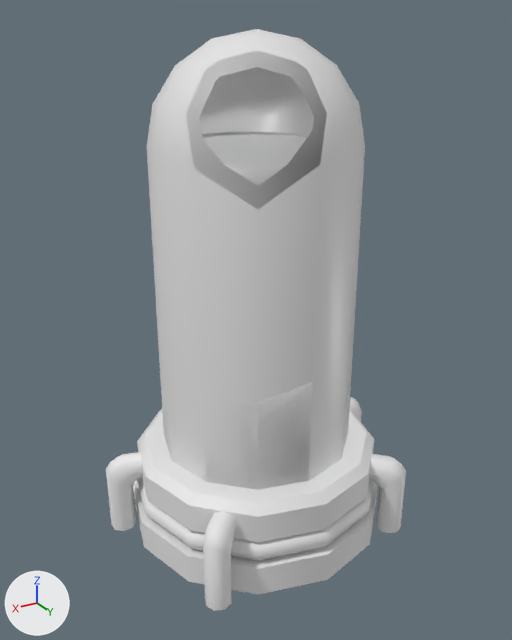
Before and after pictures for a commit that changed the FBX model Assets/Art/Models/Furniture/Machines/Medical/cryotube.fbx.
One viewpoint serves both versions: a 50 mm lens placed at (2.16, 3.6, 3.25), pointed at (-0.01, -0.02, 1.44). The lights are fixed; the arrows at lower left show +X, +Y and +Z. Everything nearer to the camera than a plane just in front of the edit is cut away. Where no turn or scale is listed for an object, it has been applied to the vertices. Vertices at the same position are counted once.

Objects in the first picture: 'Cryotube.Base', 'Cryotube.Glass', 'Cryotube.GlassBroken', 'Cryotube.Liquid'.
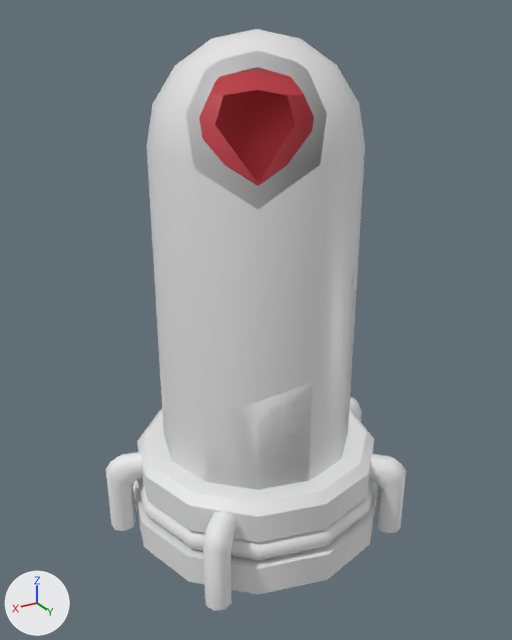
Location of each change, (x1, y1, x2, y2) in pixels of the pictures (512 x 640 px; the box of a moved part takes in the faces that stretch with it):
'Cryotube.Liquid', reshaped
    before: (203, 134, 307, 186)
    after: (199, 71, 314, 186)
part 1 of me_sphere_009, moved or reshaped
    before: (203, 134, 307, 186)
    after: (199, 71, 314, 186)
part 2 of me_sphere_009, recoloured (red)
    after: (233, 148, 280, 183)

Patch to the scene script:
```diff
--- a/Assets/Art/Models/Furniture/Machines/Medical/cryotube.fbx.py
+++ b/Assets/Art/Models/Furniture/Machines/Medical/cryotube.fbx.py
@@ mat_liquid @@
+mat_liquid = principled_material('Liquid')
+mat_liquid.base_color = (0.8, 0.0878, 0.113)  # red #e7545e
@@ me_sphere_009 @@
 # used by ob_cryotube_liquid; location = (0.0, 0.0, 0.0)
-me_sphere_009.from_pydata(...)  # 49 vertices, 48 faces; spans x -0.59..0.59, y -0.59..0.59, z 0.6..2.55
+me_sphere_009.from_pydata(...)  # 60 vertices, 49 faces; spans x -0.59..0.59, y -0.59..0.59, z 0.6..2.94
+# me_sphere_009 part 1
+# 1 vertex is removed from x 0.0, y 0.0, z 2.55
+# 12 faces are deleted
+# 24 vertices move from x -0.56..0.56, y -0.56..0.56, z 2.51..2.55 to x -0.52..0.52, y -0.52..0.52, z 2.73..2.87
+# 12 vertices are added at x -0.29..0.29, y -0.29..0.29, z 2.94
+# 13 new faces join them
+# me_sphere_009 part 2: 36 faces spanning x -0.59..0.59, y -0.59..0.59, z 0.6..2.87 switch from mat_glass (white #e7e7e7) to mat_liquid (red #e7545e)
```
